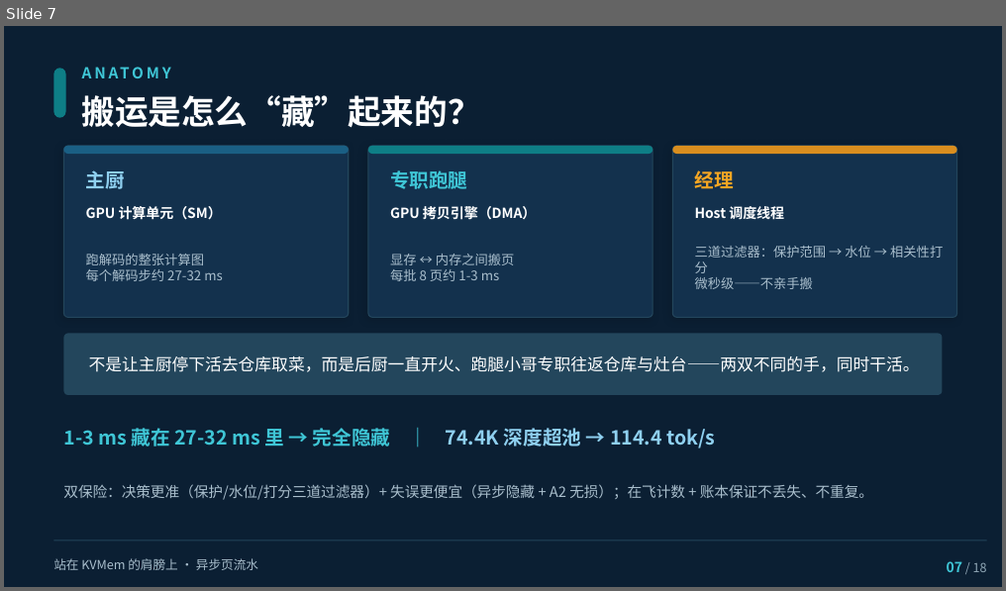
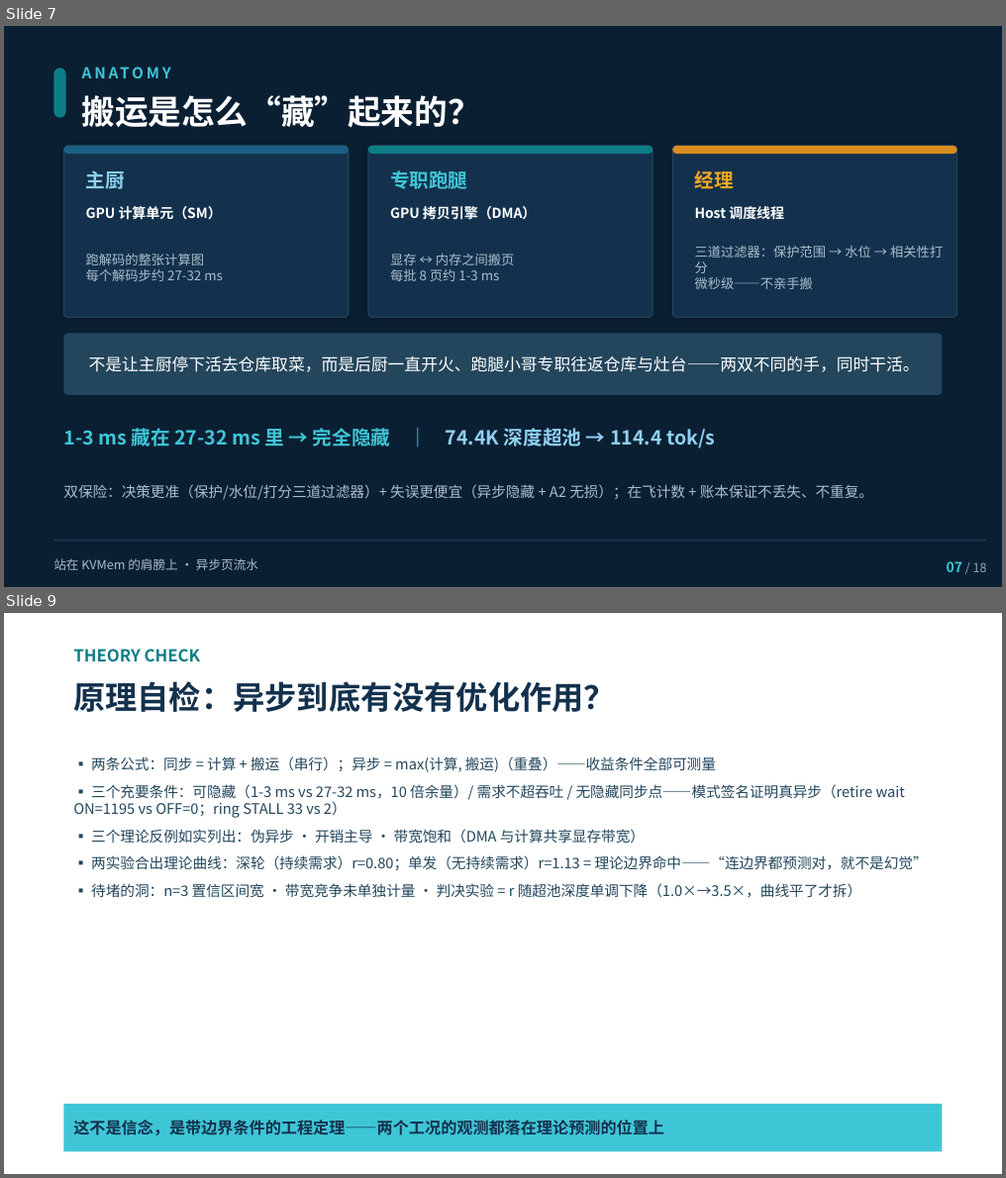
Before and after one commit to paicat1/Ninfer-KVMem-Async, a slide deck: docs/异步页流水-技术说明.pptx. Shown one above the other, each under a label of ours: slide 7 before the commit, slides 7 and 9 after it; the slides between them are not shown. The pictures are 1006x591 and 1006x1178 pixels, drawn with LibreOffice and Linux fonts; fonts in the diff are those of the drawing. Boxes give left, top, right and bottom in pixels: in the first picture for what was removed or moved away, otherwise in the second. Text is boxed around its words. In the diff, an @@ line names an element or a change of style, - is before the commit and + after.

Commit message:
docs(public): 原理讨论落盘——①理论自检（两公式/三充要条件/三反例/模式签名/两实验合出理论曲线/幻觉四特征对照/待堵三洞/判决实验）②空间机制（池页数恒定/两落点/空间守恒律/瞬时双份 26MiB/池满=设计工况）——MD §3.1 新增两小节 + PPT 美术版上加 p8 WHERE PAGES LIVE 与 p9 THEORY CHECK（20 页）

```diff
--- a/docs/异步页流水-技术说明.pptx
+++ b/docs/异步页流水-技术说明.pptx
@@ slide 9 added at [4, 613, 1002, 1174], background #FFFFFF @@
@@ text added at [73, 649, 201, 663], 12 pt, text #0E7E86, bold @@
+THEORY CHECK
@@ text added at [73, 681, 616, 712], 23 pt, text #13314D, bold @@
+原理自检：异步到底有没有优化作用？
@@ text added at [73, 757, 928, 898], 10.5 pt, text #23465C @@
+▪ 两条公式：同步 = 计算 + 搬运（串行）；异步 = max(计算, 搬运)（重叠）——收益条件全部可测量
+▪ 三个充要条件：可隐藏（1-3 ms vs 27-32 ms，10 倍余量）/ 需求不超吞吐 / 无隐藏同步点——模式签名证明真异步（retire wait ON=1195 vs OFF=0；ring STALL 33 vs 2）
+▪ 三个理论反例如实列出：伪异步 · 开销主导 · 带宽饱和（DMA 与计算共享显存带宽）
+▪ 两实验合出理论曲线：深轮（持续需求）r=0.80；单发（无持续需求）r=1.13 = 理论边界命中——“连边界都预测对，就不是幻觉”
+▪ 待堵的洞：n=3 置信区间宽 · 带宽竞争未单独计量 · 判决实验 = r 随超池深度单调下降（1.0×→3.5×，曲线平了才拆）
@@ rectangle added at [63, 1104, 943, 1152], fill #3FC6D6, 11.5 pt, text #13314D, bold @@
+这不是信念，是带边界条件的工程定理——两个工况的观测都落在理论预测的位置上
```
Also in this commit, not shown: 1 other slide added, 1 other file.
